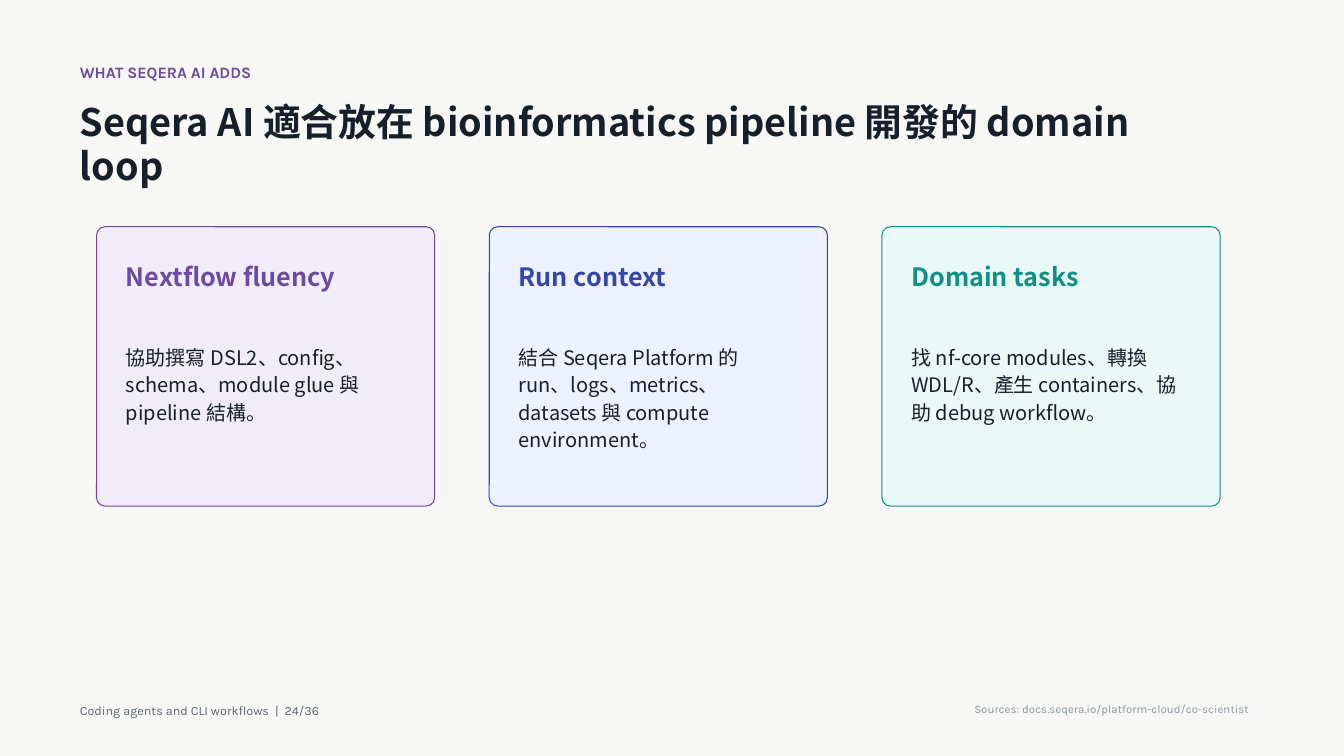
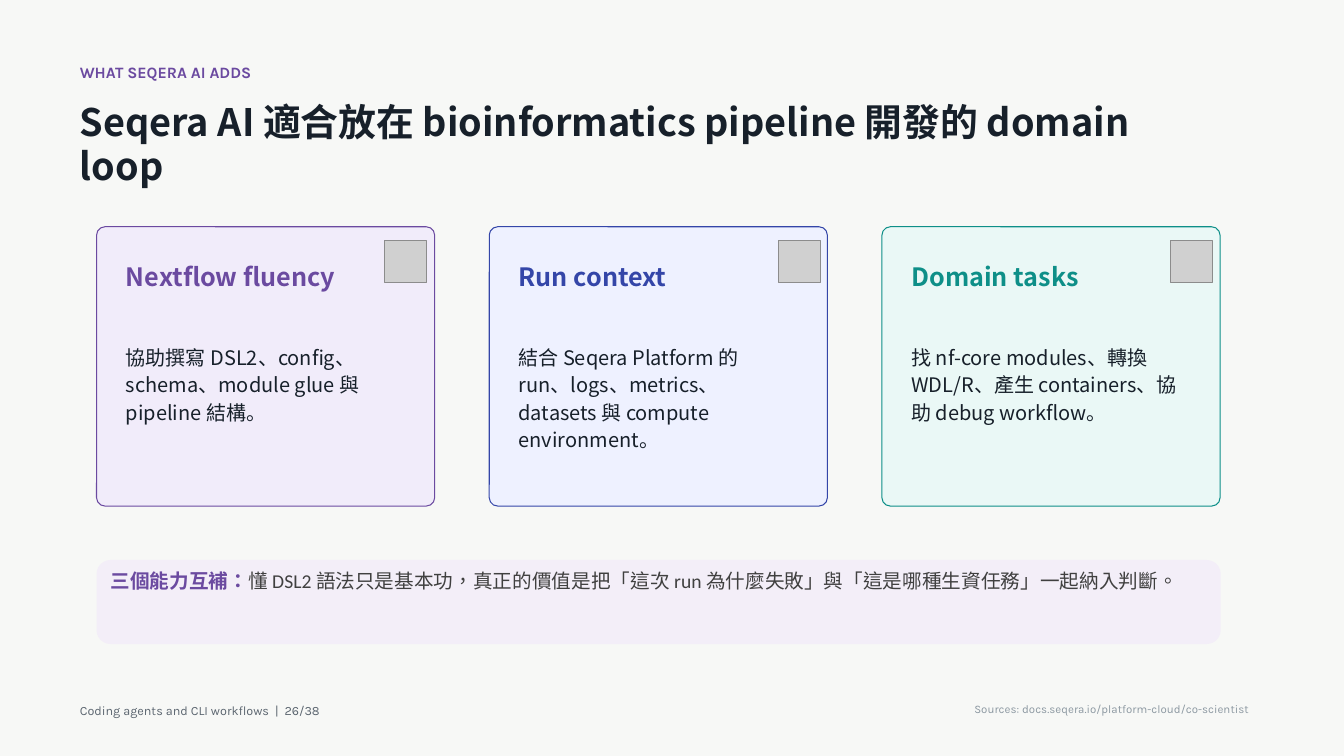
Before and after one commit to godkin1211/LLM_applications_on_BioMedicalData, a slide deck: slide 26 of slides/lesson-07-coding-agents-cli-workflows.pptx (slide 24 before the commit). Drawn at 1344x756 pixels with LibreOffice and Linux fonts; fonts in the diff are those of the drawing; grey boxes stand for pictures. Boxes give left, top, right and bottom in pixels: in the first picture for what was removed or moved away, otherwise in the second. Text is boxed around its words. In the diff, an @@ line names an element or a change of style, - is before the commit and + after.

```diff
--- a/slides/lesson-07-coding-agents-cli-workflows.pptx
+++ b/slides/lesson-07-coding-agents-cli-workflows.pptx
@@ picture added at (x1=385, y1=241, x2=427, y2=283) @@
@@ picture added at (x1=778, y1=241, x2=821, y2=283) @@
@@ picture added at (x1=1171, y1=241, x2=1213, y2=283) @@
@@ rounded rectangle added at (x1=97, y1=561, x2=1221, y2=644), fill #F3EEF8, 14 pt, text #404040 @@
+三個能力互補：懂 DSL2 語法只是基本功，真正的價值是把「這次 run 為什麼失敗」與「這是哪種生資任務」一起納入判斷。
@@ text at (x1=80, y1=706, x2=320, y2=718): text changed @@
-Coding agents and CLI workflows | 24/36
+Coding agents and CLI workflows | 26/38
```
Also in this commit, not shown: 35 other slides changed, 2 slides added, 1 other file.
